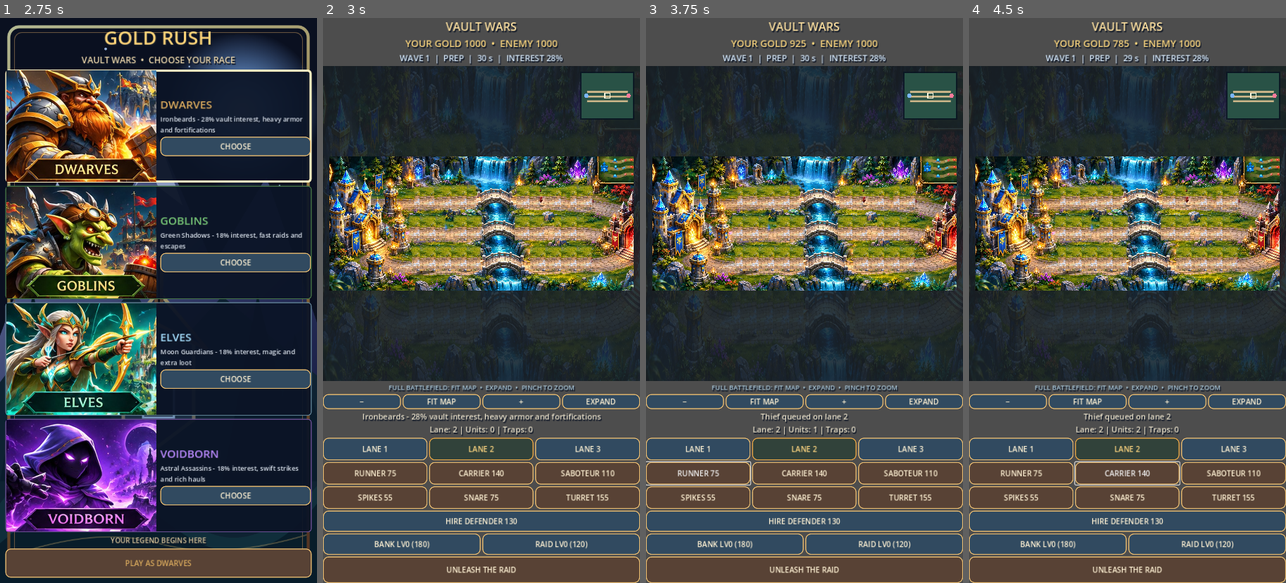
Above: before the commit, frames 1-4 (left to right).
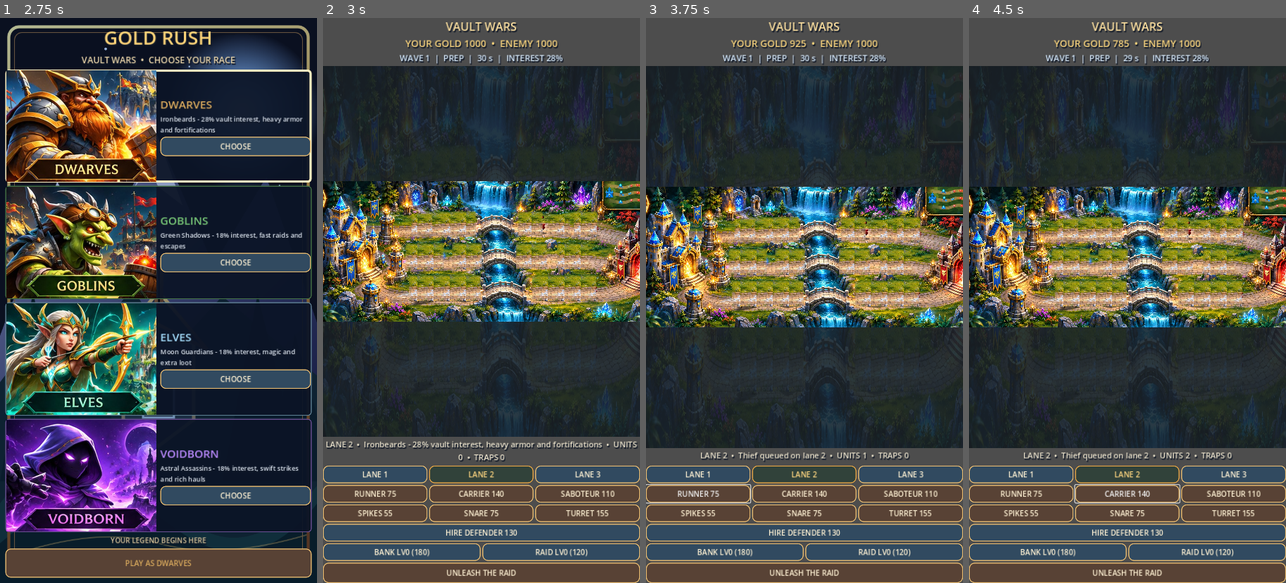
Above: after the commit, the same moments.

Repository: krzych3d/Gold-rush-mobile
Game: Godot game, scene res://main.tscn
The game is run twice, just before and just after one commit, with the same random seed, the same clock (stepped at 60 frames per second) and the same inputs.
Inputs:
- Up to frame 1 (2.75 s): click "LANE 1" at 0.5 s; click "LANE 2" at 1.25 s; click "LANE 3" at 2 s
- Up to frame 2 (3 s): click "PLAY AS DWARVES" at 2.75 s
- Up to frame 3 (3.75 s): click "RUNNER 75" at 3.5 s
- Up to frame 4 (4.5 s): click "CARRIER 140" at 4.25 s

Frame 1 is identical in both runs. In frame 2, 53% of the frame differs, in the area x 0-100%, y 9-99%; in frame 3, 54%; in frame 4, 54%.

Commit message:
Use fixed full-map camera, remove pan and minimap, enlarge battlefield area and improve health bar readability

Diff:
--- a/scripts/game.gd
+++ b/scripts/game.gd
@@ -115,7 +115,7 @@
 	root.add_child(timer_label)
 	_style_label(timer_label, 19, Color("d5e8fa"))
 	arena = Control.new()
-	arena.custom_minimum_size = Vector2(0, 450)
+	arena.custom_minimum_size = Vector2(0, 300)
 	arena.clip_contents = true
 	arena.size_flags_vertical = Control.SIZE_EXPAND_FILL
 	arena.draw.connect(_draw_arena)
@@ -124,13 +124,15 @@
 	arena.gui_input.connect(_arena_input)
 	arena.resized.connect(_on_arena_resized)
 	camera_hint = Label.new()
-	camera_hint.text = "FULL BATTLEFIELD: FIT MAP  •  EXPAND  •  PINCH TO ZOOM"
+	camera_hint.text = "THREE LANES • TAP A ROAD TO SELECT"
 	camera_hint.horizontal_alignment = HORIZONTAL_ALIGNMENT_CENTER
 	_style_label(camera_hint, 15, Color("a9c7d8"))
 	root.add_child(camera_hint)
+	camera_hint.visible = false
 	var camera_controls := HBoxContainer.new()
 	camera_controls_row = camera_controls
 	root.add_child(camera_controls)
+	camera_controls.visible = false
 	for label in ["−", "FIT MAP", "+", "EXPAND"]:
 		var control := Button.new()
 		control.text = label
@@ -152,7 +154,7 @@
 	info = Label.new()
 	info.horizontal_alignment = HORIZONTAL_ALIGNMENT_CENTER
 	info.autowrap_mode = TextServer.AUTOWRAP_WORD_SMART
-	info.custom_minimum_size.y = 48
+	info.custom_minimum_size.y = 32
 	gameplay_panel.add_child(info)
 	_style_label(info, 18, Color("f0e7cf"))
 	race_button = Button.new()
@@ -168,7 +170,7 @@
 		for index in 3:
 			var button := Button.new()
 			button.text = labels[index]
-			button.custom_minimum_size.y = 51
+			button.custom_minimum_size.y = 40
 			button.size_flags_horizontal = Control.SIZE_EXPAND_FILL
 			row.add_child(button)
 			_style_button(button, controls.size() < 3)
@@ -181,7 +183,7 @@
 				button.pressed.connect(_buy_trap.bind(index))
 	guard_button = Button.new()
 	guard_button.text = "HIRE DEFENDER 130"
-	guard_button.custom_minimum_size.y = 48
+	guard_button.custom_minimum_size.y = 40
 	guard_button.size_flags_horizontal = Control.SIZE_EXPAND_FILL
 	gameplay_panel.add_child(guard_button)
 	_style_button(guard_button, true)
@@ -191,20 +193,20 @@
 	invest_button = Button.new()
 	invest_button.text = "UPGRADE BANK"
 	invest_button.size_flags_horizontal = Control.SIZE_EXPAND_FILL
-	invest_button.custom_minimum_size.y = 48
+	invest_button.custom_minimum_size.y = 40
 	_style_button(invest_button, true)
 	economy_row.add_child(invest_button)
 	invest_button.pressed.connect(_upgrade_bank)
 	raid_button = Button.new()
 	raid_button.text = "RAID BOOST"
 	raid_button.size_flags_horizontal = Control.SIZE_EXPAND_FILL
-	raid_button.custom_minimum_size.y = 48
+	raid_button.custom_minimum_size.y = 40
 	_style_button(raid_button, true)
 	economy_row.add_child(raid_button)
 	raid_button.pressed.connect(_buy_raid_boost)
 	var start := Button.new()
 	start.text = "START ATTACK"
-	start.custom_minimum_size.y = 60
+	start.custom_minimum_size.y = 46
 	gameplay_panel.add_child(start)
 	_style_button(start, false)
 	controls.append(start)
@@ -423,10 +425,10 @@
 
 func _draw_health_bar(p: Vector2, health: float, max_health: float, friendly: bool, width: float = 34.0) -> void:
 	var ratio: float = clampf(health / maxf(max_health, 1.0), 0.0, 1.0)
-	var top_left := p + Vector2(-width * 0.5, -54)
-	arena.draw_rect(Rect2(top_left - Vector2(2, 2), Vector2(width + 4, 10)), Color("08111c"))
-	arena.draw_rect(Rect2(top_left, Vector2(width, 6)), Color("542f37"))
-	arena.draw_rect(Rect2(top_left, Vector2(width * ratio, 6)), Color("55e98b") if friendly else Color("ff6976"))
+	var top_left := p + Vector2(-width * 0.5, -82)
+	arena.draw_rect(Rect2(top_left - Vector2(2, 2), Vector2(width + 4, 12)), Color("08111c"))
+	arena.draw_rect(Rect2(top_left, Vector2(width, 8)), Color("542f37"))
+	arena.draw_rect(Rect2(top_left, Vector2(width * ratio, 8)), Color("55e98b") if friendly else Color("ff6976"))
 
 func _buy_unit(kind: int) -> void:
 	if phase != "PREP":
@@ -651,7 +653,7 @@
 	race_button.disabled = true
 	hud.text = "YOUR GOLD %d  •  ENEMY %d" % [gold[0], gold[1]]
 	timer_label.text = "WAVE %d  |  %s  |  %02d s  |  INTEREST %d%%" % [wave, phase, int(maxf(0.0, ceilf(remaining))), (28 if selected_race == 0 else 18) + bank_level * 4]
-	info.text = message + "\nLane: %d | Units: %d | Traps: %d" % [lane + 1, orders[0].size(), traps[0].size()]
+	info.text = "LANE %d  •  %s  •  UNITS %d  •  TRAPS %d" % [lane + 1, message, orders[0].size(), traps[0].size()]
 	for i in range(3, 9):
 		controls[i].disabled = phase != "PREP"
 	guard_button.disabled = phase != "PREP" or gold[0] < GUARD_COST
@@ -721,11 +723,8 @@
 		call_deferred("_fit_map")
 
 func _fit_map() -> void:
-	# The projected map spans x +/- 1290 and y +/- 645 world pixels.
-	# Reserve extra room for castle silhouettes and world decorations.
-	var width_factor: float = arena.size.x / 2500.0
-	var height_factor: float = arena.size.y / 1100.0
-	camera_zoom = clampf(minf(width_factor, height_factor), 0.12, 2.25)
+	# Fixed camera: fit the complete painted map, including both castles.
+	camera_zoom = maxf(0.01, minf(arena.size.x / 2400.0, arena.size.y / 1060.0))
 	camera_offset = Vector2.ZERO
 	overview_mode = true
 	arena.queue_redraw()
@@ -745,41 +744,11 @@
 	arena.queue_redraw()
 
 func _arena_input(event: InputEvent) -> void:
-	if event is InputEventScreenTouch:
-		if event.pressed:
-			touch_points[event.index] = event.position
-			dragging_map = true
-			drag_distance = 0.0
-		else:
-			if touch_points.size() == 1 and drag_distance < 12.0:
-				_select_lane(_nearest_lane(event.position))
-			touch_points.erase(event.index)
-			last_pinch_distance = 0.0
-			dragging_map = not touch_points.is_empty()
-	elif event is InputEventScreenDrag:
-		if not touch_points.has(event.index):
-			return
-		touch_points[event.index] = event.position
-		if touch_points.size() >= 2:
-			var points: Array = touch_points.values()
-			var distance: float = (points[0] as Vector2).distance_to(points[1] as Vector2)
-			if last_pinch_distance > 0.0:
-				camera_zoom = clampf(camera_zoom * distance / maxf(last_pinch_distance, 1.0), 0.12, 2.25)
-				overview_mode = false
-			last_pinch_distance = distance
-			drag_distance = 100.0
-		else:
-			overview_mode = false
-			camera_offset += event.relative
-			camera_offset.x = clampf(camera_offset.x, -arena.size.x * 1.4, arena.size.x * 1.4)
-			camera_offset.y = clampf(camera_offset.y, -arena.size.y * 1.4, arena.size.y * 1.4)
-			drag_distance += event.relative.length()
-		arena.queue_redraw()
-	elif event is InputEventMouseButton:
-		if event.button_index == MOUSE_BUTTON_WHEEL_UP and event.pressed:
-			_change_zoom(0.12)
-		elif event.button_index == MOUSE_BUTTON_WHEEL_DOWN and event.pressed:
-			_change_zoom(-0.12)
+	# Single static overview; tapping a road selects a lane.
+	if event is InputEventScreenTouch and not event.pressed:
+		_select_lane(_nearest_lane(event.position))
+	elif event is InputEventMouseButton and event.pressed and event.button_index == MOUSE_BUTTON_LEFT:
+		_select_lane(_nearest_lane(event.position))
 
 func _nearest_lane(screen_position: Vector2) -> int:
 	var world: Vector2 = _iso_unproject((screen_position - arena.size * 0.5 - camera_offset) / camera_zoom)
@@ -980,7 +949,7 @@
 		var gy := center.y + cos(float(i) * 4.73 + visual_time * 0.4) * h * 0.48
 		arena.draw_circle(Vector2(gx, gy), 2.2, Color("ffdf7a", 0.6))
 	arena.draw_set_transform(Vector2.ZERO, 0.0, Vector2.ONE)
-	_draw_minimap()
+	# No minimap: the entire battlefield is always visible.
 
 func _draw_minimap() -> void:
 	# Fixed screen-space overview, independent from the scrolling battlefield.
